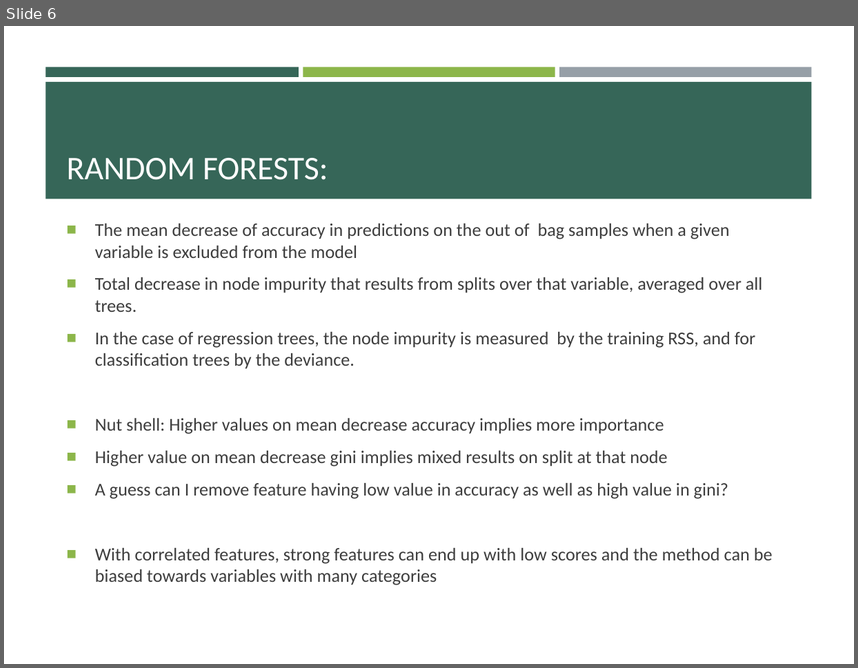
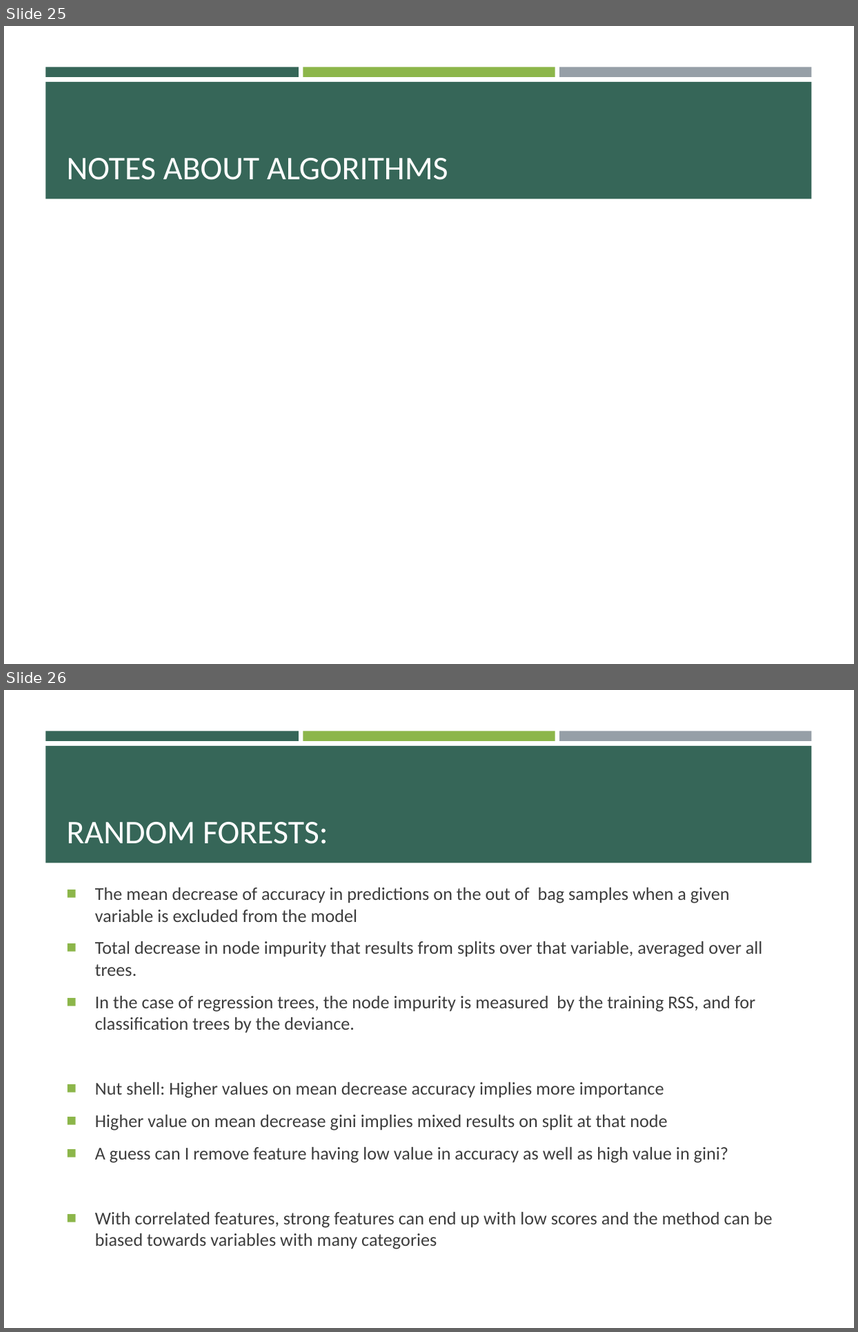
Before and after one commit to pulkitjain1004/autoRL, a slide deck: Record_Linkage.pptx. Shown one above the other, each under a label of ours: slide 6 before the commit, slides 25 and 26 after it. The pictures are 858x668 and 858x1332 pixels, drawn with LibreOffice and Linux fonts; fonts in the diff are those of the drawing. Boxes give left, top, right and bottom in pixels: in the first picture for what was removed or moved away, otherwise in the second. Text is boxed around its words. In the diff, an @@ line names an element or a change of style, - is before the commit and + after.

```diff
--- a/Record_Linkage.pptx
+++ b/Record_Linkage.pptx
@@ slide 25 added at [4, 26, 854, 664], background #FFFFFF; not listed: 4 template elements that a slide beside it also shows @@
@@ title added at [67, 158, 448, 180], 28 pt, text #FFFFFF @@
+NOTES ABOUT ALGORITHMS
@@ what was slide 6 is now slide 26 @@
```
Also in this commit, not shown: 1 slide changed, 21 other slides added, 1 slide removed.
